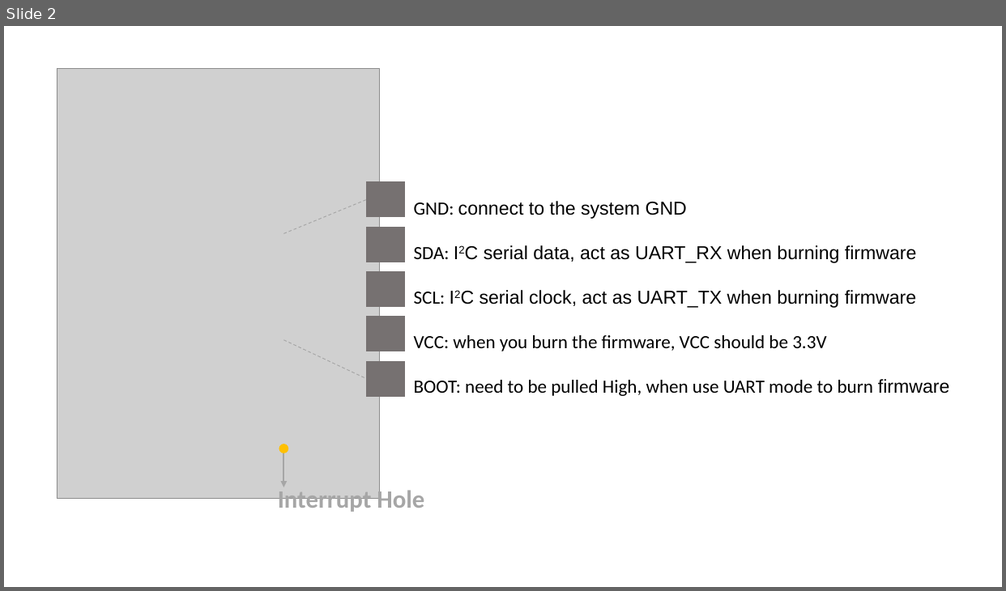
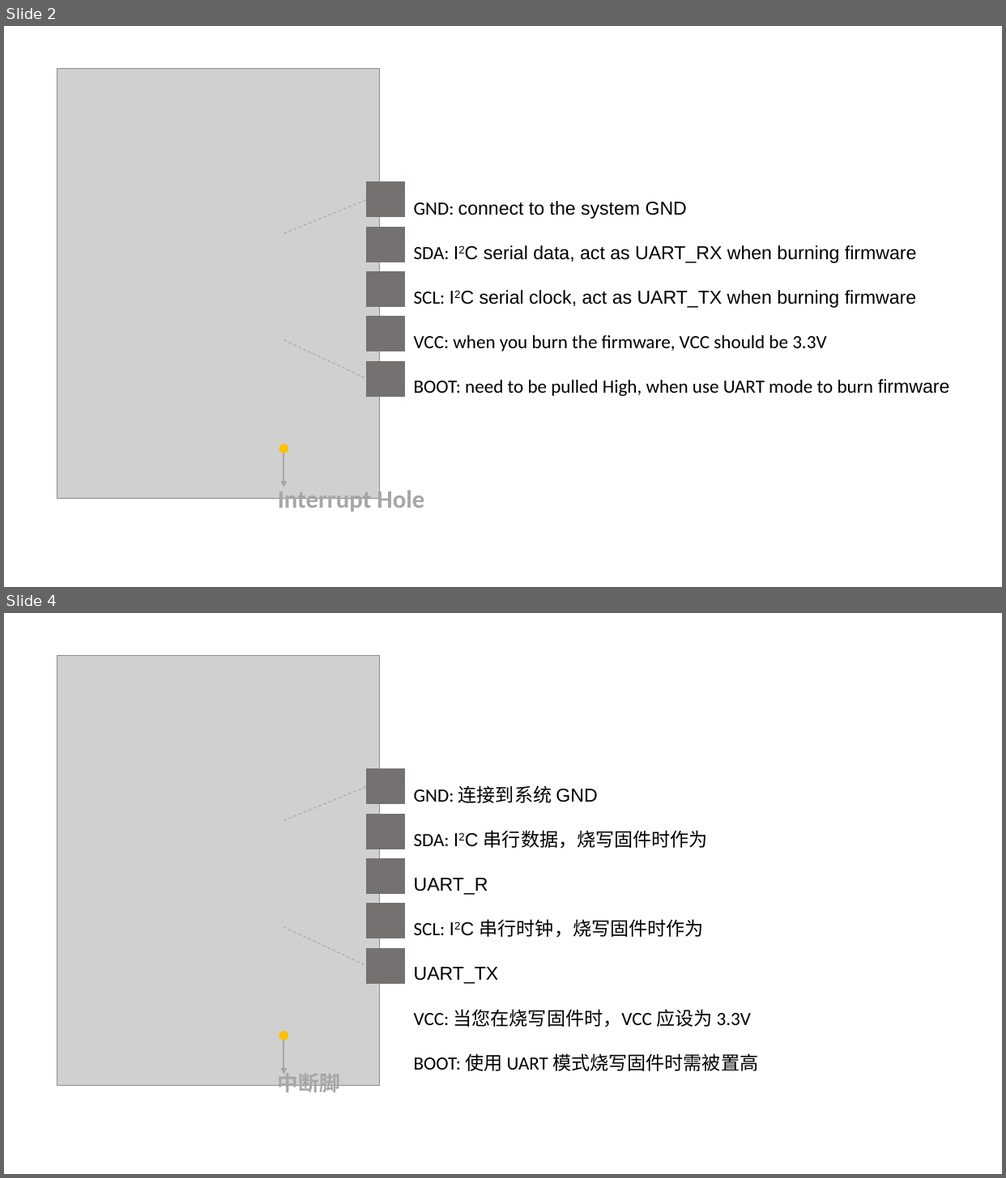
Before and after one commit to SeeedDocument/Grove-6-Position_DIP_Switch, a slide deck: img/pin_map.pptx. Shown one above the other, each under a label of ours: slide 2 before the commit, slides 2 and 4 after it; the slides between them are not shown. The pictures are 1006x591 and 1006x1178 pixels, drawn with LibreOffice and Linux fonts; fonts in the diff are those of the drawing; grey boxes stand for pictures. Boxes give left, top, right and bottom in pixels: in the first picture for what was removed or moved away, otherwise in the second. Text is boxed around its words. In the diff, an @@ line names an element or a change of style, - is before the commit and + after.

```diff
--- a/img/pin_map.pptx
+++ b/img/pin_map.pptx
@@ slide 4 added at [4, 613, 1002, 1174], background #FFFFFF @@
@@ picture added at [57, 656, 380, 1086] @@
@@ rectangle added at [366, 769, 404, 804], fill #767171, outline #767171 1 pt @@
@@ line added from (284, 821) to (366, 786), #A5A5A5 0.75 pt dashed @@
@@ text added at [414, 786, 758, 1071], 18 pt, text #000000 @@
+GND: 连接到系统 GND
+SDA: I2C 串行数据，烧写固件时作为 UART_R
+SCL: I2C 串行时钟，烧写固件时作为 UART_TX
+VCC: 当您在烧写固件时，VCC 应设为 3.3V
+BOOT: 使用 UART 模式烧写固件时需被置高
@@ rectangle added at [366, 815, 404, 849], fill #767171, outline #767171 1 pt @@
@@ rectangle added at [366, 859, 404, 894], fill #767171, outline #767171 1 pt @@
@@ line added from (284, 927) to (366, 966), #A5A5A5 0.75 pt dashed @@
@@ rectangle added at [366, 905, 404, 939], fill #767171, outline #767171 1 pt @@
@@ rectangle added at [366, 948, 404, 983], fill #767171, outline #767171 1 pt @@
@@ ellipse added at [279, 1032, 288, 1040], fill #FFC000, outline #FFC000 1 pt @@
@@ arrow added from (284, 1036) to (284, 1075), #A6A6A6 1.5 pt @@
@@ text added at [278, 1070, 340, 1097], 20 pt, text #A6A6A6, bold @@
+中断脚
```
Also in this commit, not shown: 1 other slide added, 2 other files.
